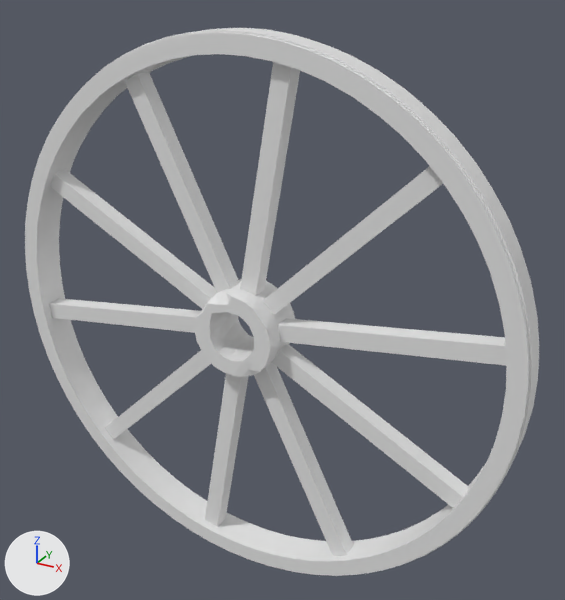
Before and after pictures for a commit that changed the OBJ model datasets/dataset_snippet_medium_normalized/Wheel/m735.obj.
Rendered twice from a camera (50 mm lens) standing at (0.662, -1.069, 0.601) and looking at (0.049, 0.046, 0.043). Every picture has the same lights, and +X, +Y and +Z are marked at lower left. Where no turn or scale is listed for an object, it has been applied to the vertices.

In view in the first picture: 'm735'.
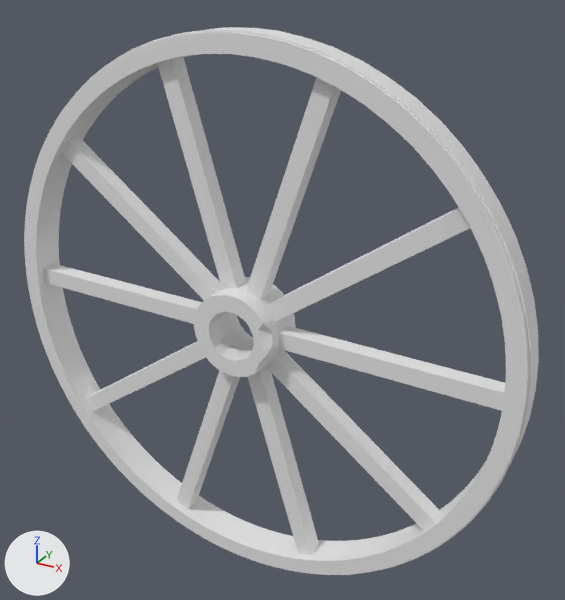
Boxes (x1, y1, x2, y2) around the edits, measured in the pictures (565 x 600 px; the box of a moved part takes in the faces that stretch with it):
'm735', reshaped
    before: (25, 28, 539, 576)
    after: (24, 27, 539, 575)
part 1 of me_m735, moved or reshaped
    before: (278, 318, 507, 366)
    after: (158, 57, 246, 290)
part 2 of me_m735, moved or reshaped
    before: (50, 170, 217, 309)
    after: (266, 350, 441, 530)
part 3 of me_m735, moved or reshaped
    before: (125, 71, 240, 293)
    after: (278, 326, 505, 411)
part 4 of me_m735, moved or reshaped
    before: (240, 62, 300, 296)
    after: (267, 207, 470, 321)
part 5 of me_m735, moved or reshaped
    before: (105, 350, 211, 440)
    after: (176, 370, 240, 509)
part 6 of me_m735, moved or reshaped
    before: (49, 298, 201, 333)
    after: (248, 366, 319, 555)
part 7 of me_m735, moved or reshaped
    before: (271, 343, 469, 508)
    after: (62, 137, 222, 300)
part 8 of me_m735, moved or reshaped
    before: (254, 363, 353, 556)
    after: (43, 264, 202, 324)
part 9 of me_m735, moved or reshaped
    before: (205, 373, 249, 527)
    after: (86, 341, 206, 411)
part 10 of me_m735, moved or reshaped
    before: (262, 166, 443, 315)
    after: (246, 78, 341, 300)
part 11 of me_m735, moved or reshaped
    before: (25, 28, 539, 576)
    after: (24, 27, 539, 575)
part 12 of me_m735, moved or reshaped
    before: (194, 279, 295, 377)
    after: (194, 277, 296, 377)

Patch to the scene script:
```diff
--- a/datasets/dataset_snippet_medium_normalized/Wheel/m735.obj.py
+++ b/datasets/dataset_snippet_medium_normalized/Wheel/m735.obj.py
@@ me_m735 @@
 # used by ob_m735; location = (0.0, 0.0, 0.0)
-me_m735.from_pydata(...)  # 5216 vertices, 10392 faces; spans x -0.499..0.5, y -0.049..0.044, z -0.5..0.499
+me_m735.from_pydata(...)  # 5214 vertices, 10388 faces; spans x -0.5..0.5, y -0.049..0.044, z -0.499..0.5
+# me_m735 part 1: the loose piece of 185 vertices spanning x 0.054..0.477, y -0.015..0.016, z -0.008..0.081 is multiplied about the mesh origin by the matrix ((-0.415, 0.0, 0.91), (0.0, 1.0, 0.0), (0.91, 0.0, 0.415))
+# me_m735 part 2: the loose piece of 182 vertices spanning x -0.436..-0.049, y -0.015..0.016, z 0.013..0.239 is multiplied about the mesh origin by the matrix ((-0.415, 0.0, 0.91), (0.0, 1.0, 0.0), (0.91, 0.0, 0.415))
+# me_m735 part 3: the loose piece of 184 vertices spanning x -0.226..-0.014, y -0.015..0.016, z 0.046..0.439 is multiplied about the mesh origin by the matrix ((-0.415, 0.0, 0.91), (0.0, 1.0, 0.0), (0.91, 0.0, 0.415))
+# me_m735 part 4: the loose piece of 183 vertices spanning x -0.003..0.101, y -0.015..0.016, z 0.057..0.478 is multiplied about the mesh origin by the matrix ((-0.415, 0.0, 0.91), (0.0, 1.0, 0.0), (0.91, 0.0, 0.415))
+# me_m735 part 5: the loose piece of 185 vertices spanning x -0.357..-0.032, y -0.015..0.016, z -0.344..-0.029 is multiplied about the mesh origin by the matrix ((-0.415, 0.0, 0.91), (0.0, 1.0, 0.0), (0.91, 0.0, 0.415))
+# me_m735 part 6: the loose piece of 179 vertices spanning x -0.482..-0.06, y -0.015..0.016, z -0.083..0.006 is multiplied about the mesh origin by the matrix ((-0.415, 0.0, 0.91), (0.0, 1.0, 0.0), (0.91, 0.0, 0.415))
+# me_m735 part 7: the loose piece of 180 vertices spanning x 0.043..0.43, y -0.015..0.016, z -0.239..-0.013 is multiplied about the mesh origin by the matrix ((-0.415, 0.0, 0.91), (0.0, 1.0, 0.0), (0.91, 0.0, 0.415))
+# me_m735 part 8: the loose piece of 184 vertices spanning x 0.011..0.224, y -0.015..0.016, z -0.438..-0.044 is multiplied about the mesh origin by the matrix ((-0.415, 0.0, 0.91), (0.0, 1.0, 0.0), (0.91, 0.0, 0.415))
+# me_m735 part 9: the loose piece of 186 vertices spanning x -0.101..0.003, y -0.015..0.016, z -0.474..-0.053 is multiplied about the mesh origin by the matrix ((-0.415, 0.0, 0.91), (0.0, 1.0, 0.0), (0.91, 0.0, 0.415))
+# me_m735 part 10: the loose piece of 185 vertices spanning x 0.032..0.357, y -0.015..0.016, z 0.03..0.346 is multiplied about the mesh origin by the matrix ((-0.415, 0.0, 0.91), (0.0, 1.0, 0.0), (0.91, 0.0, 0.415))
+# me_m735 part 11: 6 vertices moved within x -0.367..0.187, y -0.031..0.031, z -0.493..0.348; 3050 vertices removed from x -0.499..0.5, y -0.031..0.031, z -0.5..0.499; 3041 vertices added at x -0.5..0.5, y -0.031..0.031, z -0.499..0.5
+# me_m735 part 12: 298 vertices removed from x -0.077..0.078, y -0.049..0.044, z -0.077..0.077; 305 vertices added at x -0.078..0.077, y -0.049..0.044, z -0.077..0.078
```
